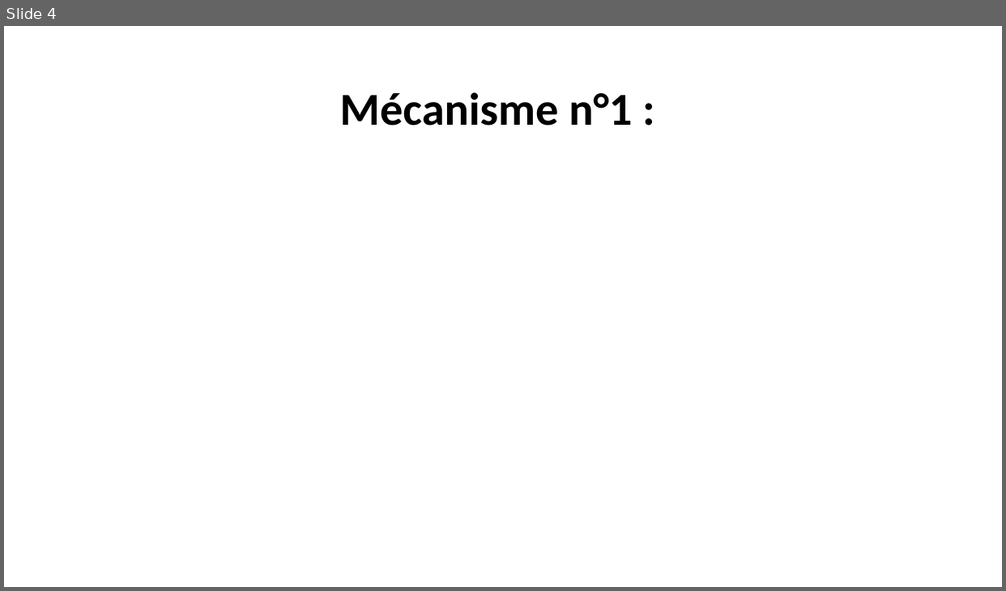
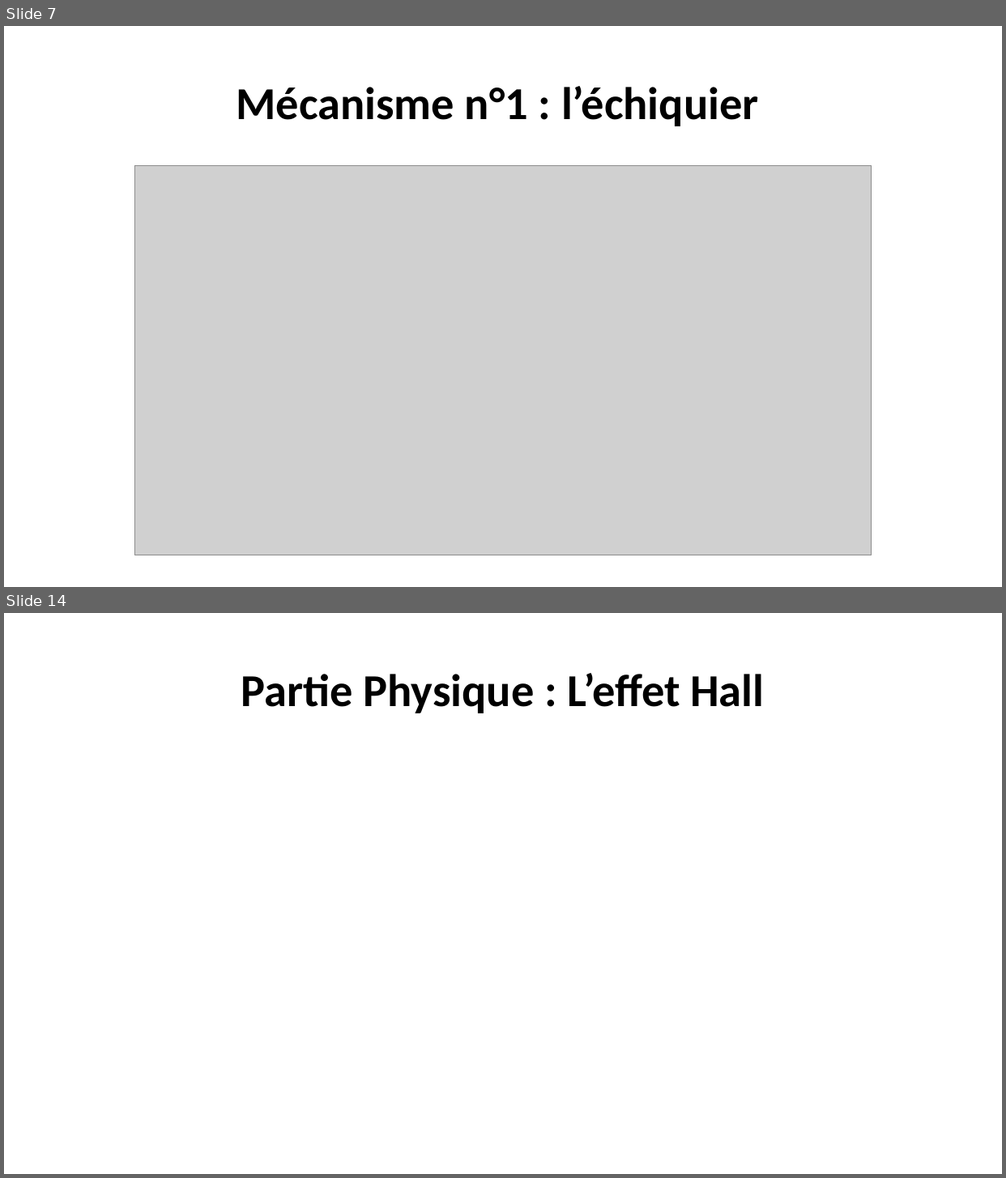
Before and after one commit to corentin-breny/Systeme_Escape_Game_13emePorte, a slide deck: Etudiants/Joshua/PremièreRevueDeProjet.pptx. Shown one above the other, each under a label of ours: slide 4 before the commit, slides 7 and 14 after it; the slides between them are not shown. The pictures are 1006x591 and 1006x1178 pixels, drawn with LibreOffice and Linux fonts; fonts in the diff are those of the drawing; grey boxes stand for pictures; background and template pictures are left out. Boxes give left, top, right and bottom in pixels: in the first picture for what was removed or moved away, otherwise in the second. Text is boxed around its words. In the diff, an @@ line names an element or a change of style, - is before the commit and + after.

```diff
--- a/Etudiants/Joshua/PremièreRevueDeProjet.pptx
+++ b/Etudiants/Joshua/PremièreRevueDeProjet.pptx
@@ slide 14 added at box(4, 613, 1002, 1174), background picture (left out) @@
@@ title added at box(241, 673, 764, 713), 44 pt, text #000000, bold @@
+Partie Physique : L’effet Hall
@@ what was slide 4 is now slide 7 @@
@@ slide 7 changed as well @@
@@ text at box(236, 86, 759, 126): text changed @@
-Mécanisme n°1 :
+Mécanisme n°1 : l’échiquier
@@ picture added at box(134, 165, 871, 555) @@
```
Also in this commit, not shown: 2 other slides changed, 10 other slides added, 1 slide removed, 2 other files.
